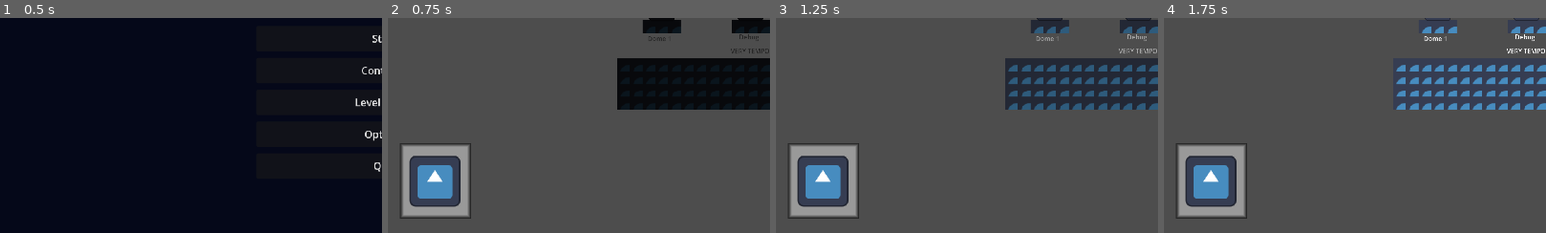
Above: before the commit, frames 1-4 (left to right).
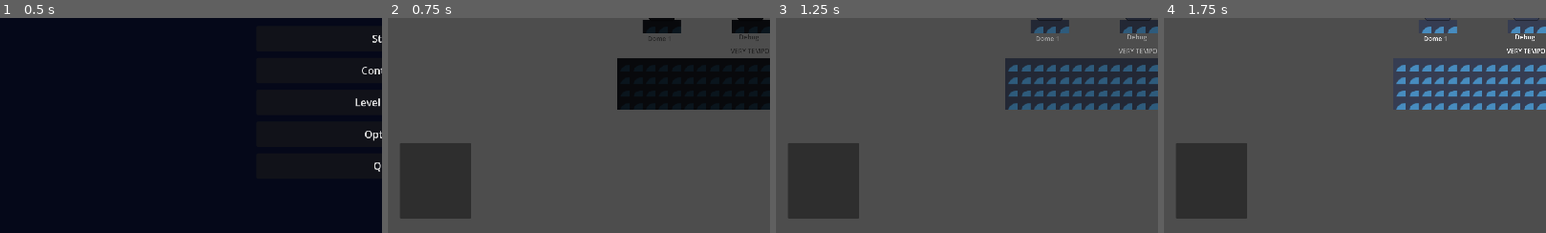
Above: after the commit, the same moments.

Repository: WholeYear12GameDesign/GrandmaGame
Game: Godot game, scene res://Scenes/Menu.tscn
Same seed, same stepped clock (60 frames per second), same inputs: the game is played once before the commit and once after it. The engine's default icon, where the game draws it, is replaced by a stand-in: a white triangle on a blue panel in a dark square.
Inputs:
- Up to frame 1 (0.5 s): no input
- Up to frame 2 (0.75 s): click "Start" at 0.5 s
- Up to frame 3 (1.25 s): no input
- Up to frame 4 (1.75 s): hold D (right) from 1.28 s (still down); tap Space (jetpack) at 1.35 s; tap W (jump) at 1.52 s
The pictures show only the part of the screen within x 0-50%, y 50-100%; the shares and areas given below are measured in that part.

Frame 1 is identical in both runs. In frame 2, 5.8% of the frame differs, in the area x 3-22%, y 58-93%; in frame 3, 5.8%; in frame 4, 5.8%.

Commit message:
Moving Platform

Diff:
--- a/GrandmaBasement/Levels/load_screen.gd
+++ b/GrandmaBasement/Levels/load_screen.gd
@@ -8,7 +8,7 @@
 	set_deferred("monitoring", false)
 	var scene  = load(path)
 	var instance = scene.instantiate()
-	get_parent().get_parent().add_child(instance)
+	get_parent().get_parent().call_deferred("add_child", instance)
 	instance.global_position += get_parent().global_position + offset
 	get_parent().get_parent().get_node("Camera2D").global_position = instance.global_position
 	$UnloadTimer.start()
--- a/GrandmaBasement/NPC/NPC.gd
+++ b/GrandmaBasement/NPC/NPC.gd
@@ -11,5 +11,5 @@
 			given_items += 1
 			like_list.append(like_list.find(player_data.current_item))
 			body.update_items("none", "none")
-	if req_items >= 3:
-		print("got all items yay")
+		if given_items >= req_items:
+			print("got all items yay")
--- /dev/null
+++ b/GrandmaBasement/Objects/MovingPlatform.gd
@@ -0,0 +1,17 @@
+extends Node2D
+# Bottom Left
+@export var pos1 = Vector2.ZERO
+# Top Right
+@export var pos2 = Vector2.ZERO
+@export var speed = 0
+@onready var next_position = pos1
+@onready var starting_pos = position
+
+func _process(delta):
+	if position.x - starting_pos.x < pos1.x or position.y - starting_pos.y > pos1.y:
+		next_position = pos2
+	elif position.x - starting_pos.x > pos2.x or position.y - starting_pos.y < pos2.y:
+		next_position = pos1
+	print(position - starting_pos)
+	print(next_position)
+	position += next_position * delta * speed
--- /dev/null
+++ b/GrandmaBasement/Objects/MovingPlatform.tscn
@@ -0,0 +1,17 @@
+[gd_scene load_steps=3 format=3 uid="uid://q2rgji5ruu7b"]
+
+[ext_resource type="Script" path="res://Objects/MovingPlatform.gd" id="1_8wmxl"]
+[ext_resource type="TileSet" uid="uid://dobir4kqibwk2" path="res://Tilemaps/TempTilemap.tres" id="2_2lumv"]
+
+[node name="MovingPlatform" type="Node2D"]
+position = Vector2(238, 96)
+script = ExtResource("1_8wmxl")
+pos1 = Vector2(-100, 50)
+pos2 = Vector2(150, -50)
+speed = 1
+
+[node name="TileMap" type="TileMap" parent="."]
+position = Vector2(-1, 0)
+tile_set = ExtResource("2_2lumv")
+format = 2
+layer_0/tile_data = PackedInt32Array(2, 327681, 2, -65534, 327681, 0, 1, 262145, 2, -65535, 131073, 3, 0, 262145, 2, -65536, 262145, 0, 65535, 262145, 2, -1, 262145, 0, 65534, 196609, 4, -2, 262145, 0, 65533, 196609, 2, -3, 196609, 0)
--- a/GrandmaBasement/Player/player.gd
+++ b/GrandmaBasement/Player/player.gd
@@ -36,7 +36,6 @@
 	$currentstate.text = str(current_state.name)
 	if Input.is_action_just_pressed("free_oxygen"):
 		player_data.oxygen = 100
-	print(velocity)
 
 
 	move_and_slide()
--- a/GrandmaBasement/Player/player.tscn
+++ b/GrandmaBasement/Player/player.tscn
@@ -12,18 +12,11 @@
 [ext_resource type="Script" path="res://Player/o2 bar/o2 bar.gd" id="9_tsq00"]
 [ext_resource type="Texture2D" uid="uid://b7e3fpdc6e4fl" path="res://Art assets/Oxygen Tank.png" id="10_5opu0"]
 [ext_resource type="FontFile" uid="uid://bcl842aehi6gk" path="res://Art assets/PixelAE-Regular.ttf" id="10_aybem"]
+[ext_resource type="Theme" uid="uid://ddq2fmd52ybv6" path="res://Styles/BoxTheme.tres" id="10_nc8pa"]
 [ext_resource type="Texture2D" uid="uid://63u6x57hdpbx" path="res://Art assets/Oxygen.png" id="11_v6ddp"]
 
 [sub_resource type="RectangleShape2D" id="RectangleShape2D_c6afm"]
 size = Vector2(128, 128)
-
-[sub_resource type="StyleBoxFlat" id="StyleBoxFlat_2lo70"]
-border_width_left = 10
-border_width_top = 10
-border_width_right = 10
-border_width_bottom = 10
-border_color = Color(0.0862745, 0.0862745, 0.0862745, 1)
-border_blend = true
 
 [node name="Player" type="CharacterBody2D"]
 script = ExtResource("1_u67x1")
@@ -65,11 +58,10 @@
 offset_top = 854.0
 offset_right = 209.0
 offset_bottom = 1044.0
-theme_override_styles/panel = SubResource("StyleBoxFlat_2lo70")
+theme = ExtResource("10_nc8pa")
 
 [node name="ItemSprite" type="Sprite2D" parent="CanvasLayer/CurrentItem"]
 position = Vector2(88, 96)
-texture = ExtResource("2_yvcg4")
 
 [node name="oxygenbar" type="TextureProgressBar" parent="CanvasLayer"]
 offset_left = 1718.0
--- /dev/null
+++ b/GrandmaBasement/Styles/BoxTheme.tres
@@ -0,0 +1,3 @@
+[gd_resource type="Theme" format=3 uid="uid://ddq2fmd52ybv6"]
+
+[resource]
--- /dev/null
+++ b/GrandmaBasement/Styles/GreyBox.tres
@@ -0,0 +1,9 @@
+[gd_resource type="StyleBoxFlat" format=3 uid="uid://bx3jr0ubsv48j"]
+
+[resource]
+border_width_left = 10
+border_width_top = 10
+border_width_right = 10
+border_width_bottom = 10
+border_color = Color(0.0862745, 0.0862745, 0.0862745, 1)
+border_blend = true
